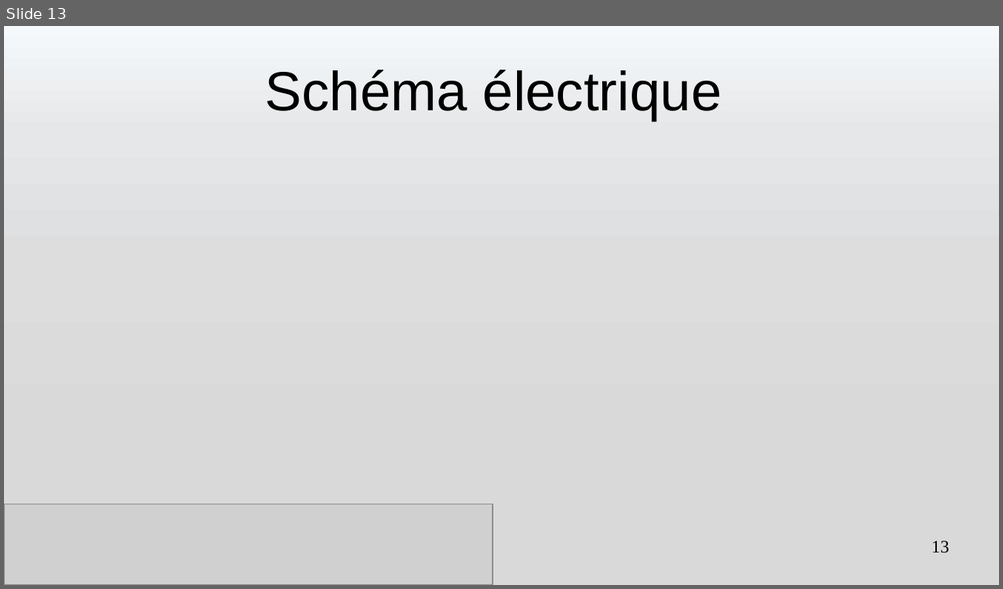
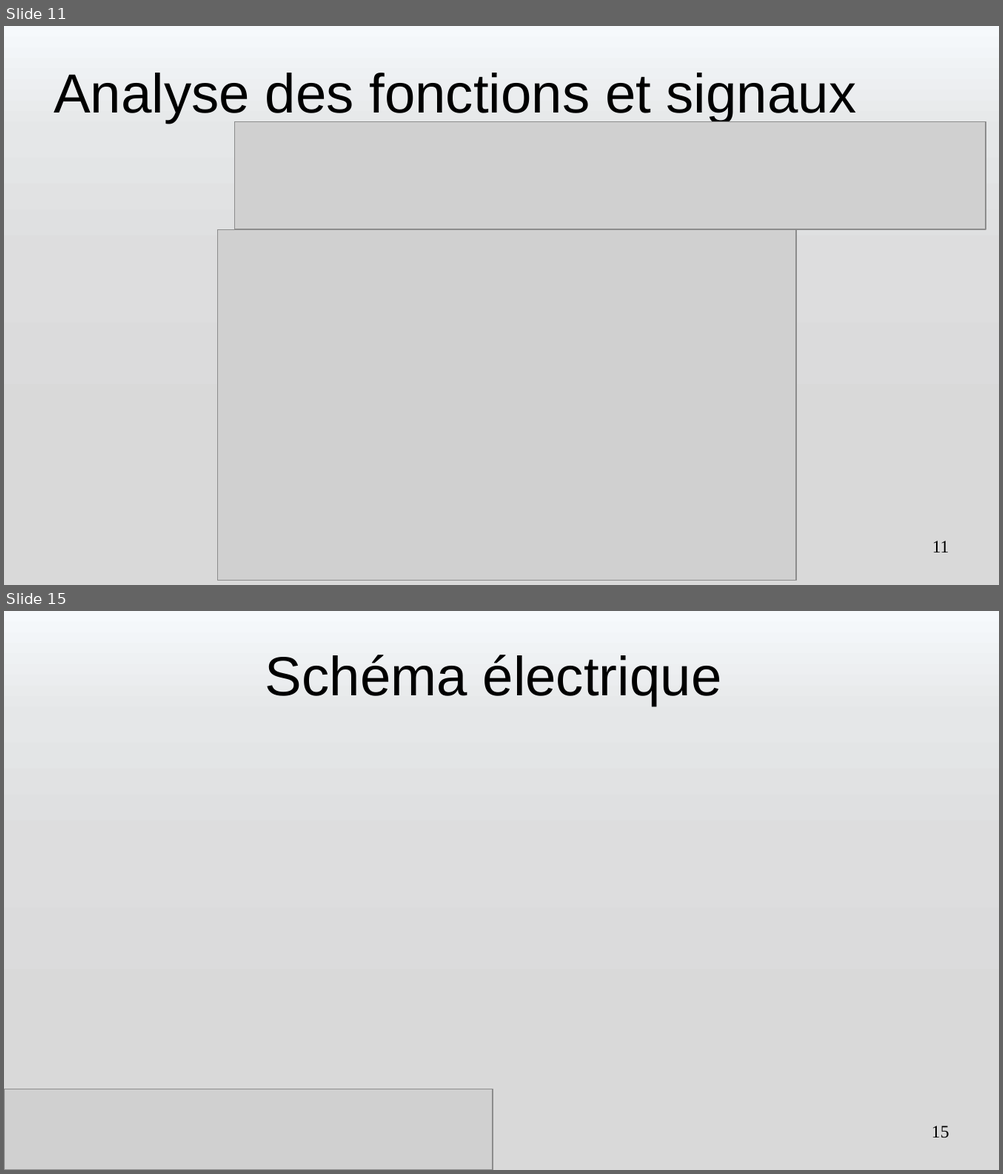
Before and after one commit to romain327/machine-turing, a slide deck: presentation/Presentation Machine de Turing.pptx. Shown one above the other, each under a label of ours: slide 13 before the commit, slides 11 and 15 after it; the slides between them are not shown. The pictures are 1003x589 and 1003x1174 pixels, drawn with LibreOffice and Linux fonts; fonts in the diff are those of the drawing; grey boxes stand for pictures. Boxes give left, top, right and bottom in pixels: in the first picture for what was removed or moved away, otherwise in the second. Text is boxed around its words. In the diff, an @@ line names an element or a change of style, - is before the commit and + after.

```diff
--- a/presentation/Presentation Machine de Turing.pptx
+++ b/presentation/Presentation Machine de Turing.pptx
@@ slide 11 added at (4, 26, 999, 585), background gradient #F6F9FC to #E5E7E8 to #DDDDDE to #D9D9D9 @@
@@ title added at (54, 73, 856, 123), 44 pt, text #000000 @@
+Analyse des fonctions et signaux
@@ picture added at (235, 121, 986, 229) @@
@@ picture added at (218, 230, 797, 581) @@
@@ page number added at (932, 541, 949, 553), 14 pt, text #000000 @@
+11
@@ what was slide 13 is now slide 15 @@
@@ page number at (931, 1126, 949, 1139): text changed @@
-13
+15
```
Also in this commit, not shown: 3 slides changed, 9 other slides added, 2 slides removed, 6 other files.
